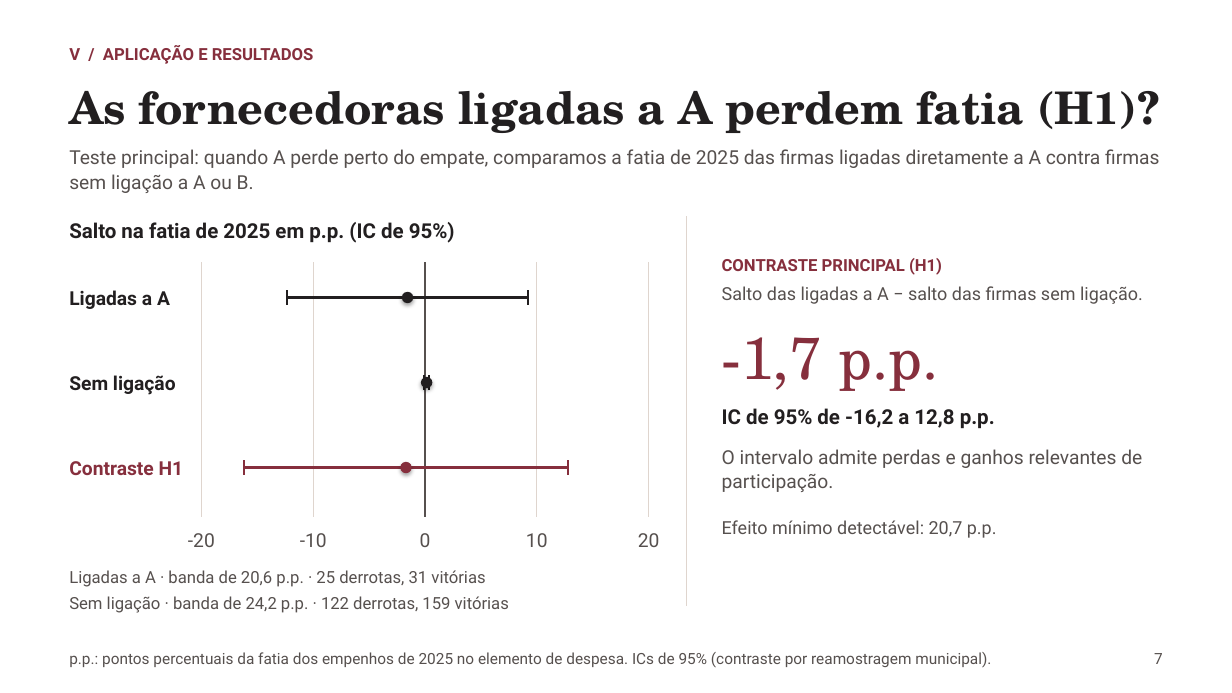
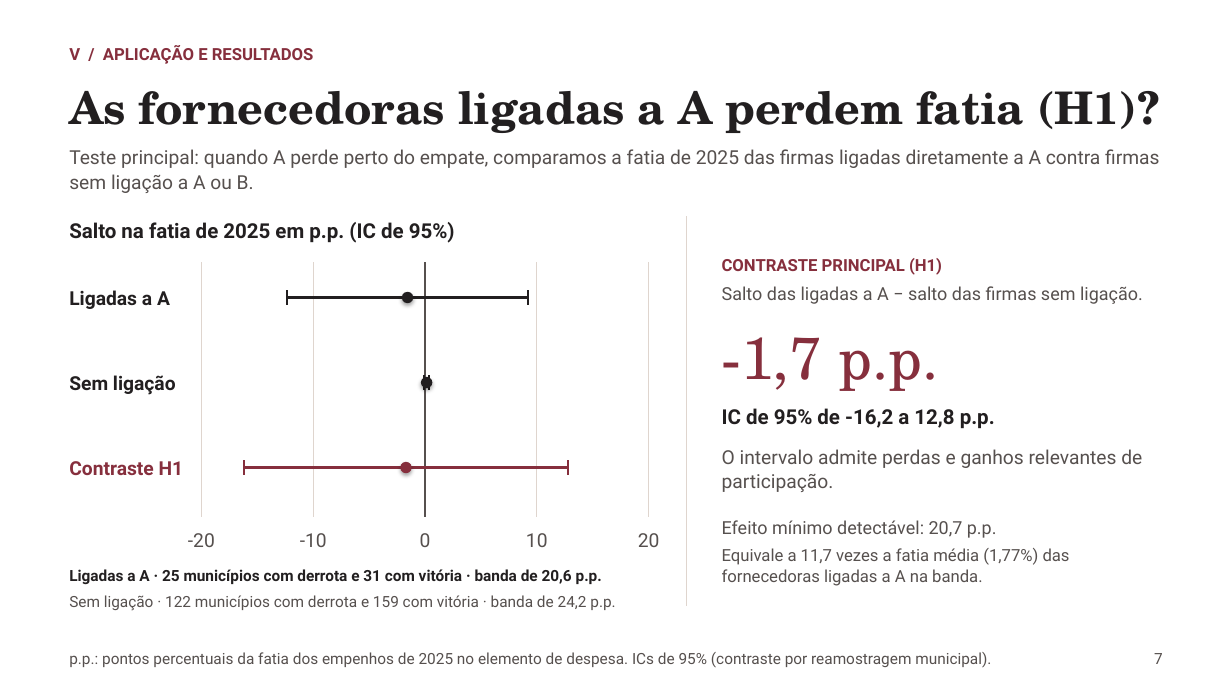
Before and after one commit to rafaelt0/redes-empresariais-alternancia-politica, a slide deck: slide 7 of output/deck.pptx. Drawn at 1232x693 pixels with LibreOffice and Linux fonts; fonts in the diff are those of the drawing. Boxes give left, top, right and bottom in pixels: in the first picture for what was removed or moved away, otherwise in the second. Text is boxed around its words. In the diff, an @@ line names an element or a change of style, - is before the commit and + after.

```diff
--- a/output/deck.pptx
+++ b/output/deck.pptx
@@ text at (x1=69, y1=569, x2=602, y2=584): text changed; size 13 to 12 pt; text colour #56504E to #221F20; bold on @@
-Ligadas a A · banda de 20,6 p.p. · 25 derrotas, 31 vitórias
+Ligadas a A · 25 municípios com derrota e 31 com vitória · banda de 20,6 p.p.
@@ text added at (x1=722, y1=548, x2=1070, y2=586), 13 pt, text #56504E @@
+Equivale a 11,7 vezes a fatia média (1,77%) das fornecedoras ligadas a A na banda.
@@ text at (x1=69, y1=595, x2=615, y2=610): text changed; size 13 to 12 pt @@
-Sem ligação · banda de 24,2 p.p. · 122 derrotas, 159 vitórias
+Sem ligação · 122 municípios com derrota e 159 com vitória · banda de 24,2 p.p.
```
Also in this commit, not shown: 4 other slides changed, 8 other files.
